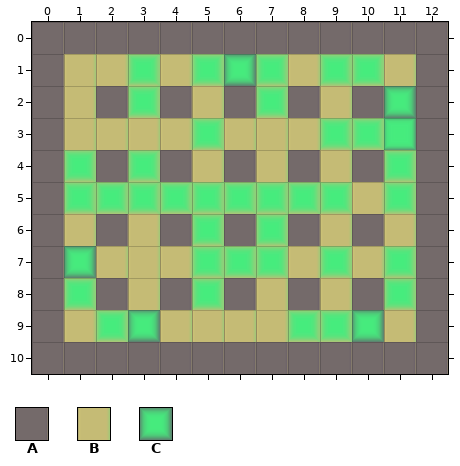
Level history. Tiled map: mapamenu/build/resources/mapas/1mapa7.tmx. Above is the file before it was changed.
Cells are 32x32 px. Shown: x 0..12, y 0..10.
Key: from "tile": A 0, B 1, C 2.
_ is an empty cell.
Layers that did not change in this view are not listed.
Layer "base" before, first column x 0:
 0 AAAAAAAAAAAAA
 1 ABBBBBCBBBBBA
 2 ABABABABABACA
 3 ABBBBBBBBBBCA
 4 ABABABABABABA
 5 ABBBBBBBBBBBA
 6 ABABABABABABA
 7 ACBBBBBBBBBBA
 8 ABABABABABABA
 9 ABBCBBBBBBCBA
10 AAAAAAAAAAAAA
Now the later version:
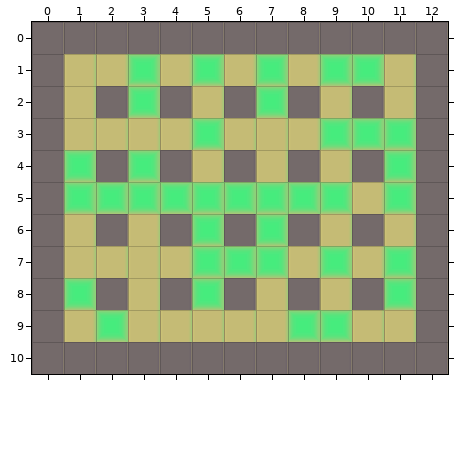
See-through tiles are keyed as they look on the map.
The exact change:
Changed rows in their new state; . is an unchanged cell.
Layer "base":
first column x 6:
 1 B.....
 2 .....B
 3 .....B
first column x 1:
 7 B.........
 9 ..B......B
Pixel boxes of the changes (left, top, right, bottom) in both pictures:
changed: (224, 54, 256, 86)
changed: (384, 86, 416, 150)
changed: (64, 246, 96, 278)
changed: (128, 310, 160, 342)
changed: (352, 310, 384, 342)
